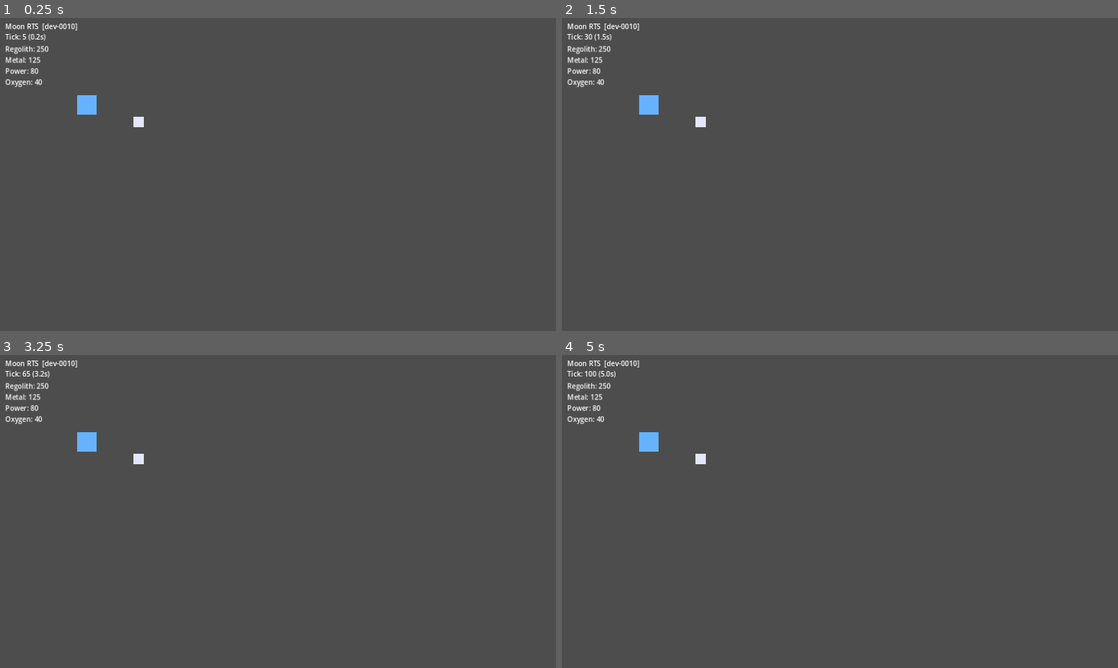
Above: before the commit, frames 1-4 (two rows, left to right).
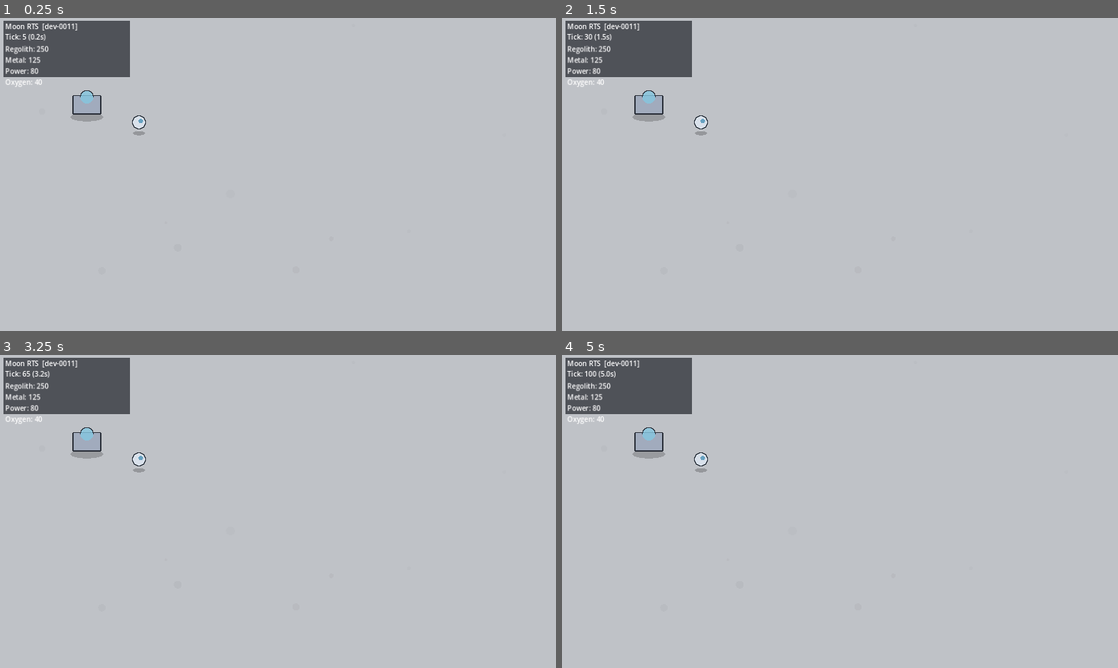
Above: after the commit, the same moments.

Repository: gitgrahamdunn/MoonIsState
Game: Godot game, scene res://scenes/game/Main.tscn
Two runs of this game, one before a commit and one after it. Both use one fixed random seed, a clock stepped at 60 frames per second and the inputs below.
Inputs (mouse positions are in pixels of both pictures, inside the frame that each line leads up to):
- Up to frame 1 (0.25 s): no input
- Up to frame 2 (1.5 s): move the mouse to (962, 158) at 0.52 s; click (962, 158) at 0.67 s; drag from (728, 190) to (812, 237) at 1.27 s
- Up to frame 3 (3.25 s): move the mouse to (333, 442) at 2.02 s; click (333, 442) at 2.17 s; drag from (250, 574) to (111, 464) at 2.77 s
- Up to frame 4 (5 s): move the mouse to (1006, 558) at 3.52 s; click (1006, 558) at 3.67 s; drag from (673, 464) to (756, 433) at 4.27 s

The runs differ from the first frame. In frame 1, 96% of the frame differs, in the area x 0-100%, y 0-100%; in frame 2, 96%; in frame 3, 96%; in frame 4, 96%.

Commit message:
Implement visual enhancements v1 with procedural views

Diff:
--- a/scenes/buildings/BuildingView.tscn
+++ b/scenes/buildings/BuildingView.tscn
@@ -4,5 +4,3 @@
 
 [node name="BuildingView" type="Node2D"]
 script = ExtResource("1_by6dq")
-
-[node name="Sprite2D" type="Sprite2D" parent="."]
--- a/scenes/game/Main.tscn
+++ b/scenes/game/Main.tscn
@@ -1,14 +1,18 @@
-[gd_scene load_steps=5 format=3]
+[gd_scene load_steps=6 format=3]
 
 [ext_resource type="Script" path="res://scripts/core/main.gd" id="1_3aw8l"]
 [ext_resource type="Script" path="res://scripts/core/world_spawner.gd" id="2_wv6qq"]
 [ext_resource type="Script" path="res://scripts/ui/selection_manager.gd" id="3_nl0u2"]
 [ext_resource type="Script" path="res://scripts/ui/selection_overlay.gd" id="4_5vx8x"]
+[ext_resource type="Script" path="res://scripts/components/moon_background.gd" id="5_l40u6"]
 
 [node name="Main" type="Node2D"]
 script = ExtResource("1_3aw8l")
 
 [node name="World" type="Node2D" parent="."]
+
+[node name="Background" type="Node2D" parent="World"]
+script = ExtResource("5_l40u6")
 
 [node name="WorldSpawner" type="Node2D" parent="World"]
 script = ExtResource("2_wv6qq")
@@ -22,6 +26,15 @@
 anchor_bottom = 1.0
 grow_horizontal = 2
 grow_vertical = 2
+mouse_filter = 2
+
+[node name="PanelBG" type="ColorRect" parent="UILayer/HUD"]
+layout_mode = 0
+offset_left = 8.0
+offset_top = 6.0
+offset_right = 300.0
+offset_bottom = 136.0
+color = Color(0.04, 0.05, 0.08, 0.62)
 mouse_filter = 2
 
 [node name="TitleLabel" type="Label" parent="UILayer/HUD"]
--- a/scenes/units/UnitView.tscn
+++ b/scenes/units/UnitView.tscn
@@ -1,12 +1,6 @@
-[gd_scene load_steps=4 format=3]
+[gd_scene load_steps=2 format=3]
 
 [ext_resource type="Script" path="res://scripts/components/unit_view.gd" id="1_fut4u"]
-[ext_resource type="Script" path="res://scripts/components/selection_ring.gd" id="2_6m3l3"]
 
 [node name="UnitView" type="Node2D"]
 script = ExtResource("1_fut4u")
-
-[node name="Sprite2D" type="Sprite2D" parent="."]
-
-[node name="SelectionRing" type="Node2D" parent="."]
-script = ExtResource("2_6m3l3")
--- a/scripts/components/building_view.gd
+++ b/scripts/components/building_view.gd
@@ -1,34 +1,67 @@
 extends Node2D
 
-const BUILDING_SIZE := Vector2i(44, 44)
+const BASE_SIZE: Vector2 = Vector2(64.0, 42.0)
+const SHADOW_SIZE: Vector2 = Vector2(76.0, 20.0)
 
 @export var entity_id: int = -1
 
-@onready var sprite: Sprite2D = $Sprite2D
-
 func _ready() -> void:
-	_ensure_placeholder_texture()
 	Sim.entity_updated.connect(_on_entity_updated)
 	_update_from_sim()
+	queue_redraw()
 
 func _on_entity_updated(updated_entity_id: int) -> void:
 	if updated_entity_id != entity_id:
 		return
 	_update_from_sim()
+	queue_redraw()
 
 func _update_from_sim() -> void:
 	if entity_id < 0:
 		return
-	var entity := Sim.get_entity(entity_id)
+	var entity: Dictionary = Sim.get_entity(entity_id)
 	if entity.is_empty():
 		return
-	global_position = entity.get("pos", global_position)
+	global_position = entity.get("pos", global_position) as Vector2
 
-func _ensure_placeholder_texture() -> void:
-	if sprite.texture != null:
+func _draw() -> void:
+	var e: Dictionary = Sim.get_entity(entity_id)
+	if e.is_empty():
 		return
-	var image := Image.create(BUILDING_SIZE.x, BUILDING_SIZE.y, false, Image.FORMAT_RGBA8)
-	image.fill(Color(0.4, 0.7, 1.0, 1.0))
-	var texture := ImageTexture.create_from_image(image)
-	sprite.texture = texture
-	sprite.centered = true
+	var def_id: StringName = e.get("def_id", &"") as StringName
+
+	_draw_ellipse(Vector2(0.0, 28.0), SHADOW_SIZE.x * 0.5, SHADOW_SIZE.y * 0.5, Color(0.0, 0.0, 0.0, 0.2), 28)
+
+	var base_rect: Rect2 = Rect2(Vector2(-BASE_SIZE.x * 0.5, -BASE_SIZE.y * 0.5), BASE_SIZE)
+	draw_rect(base_rect, Color(0.63, 0.67, 0.74, 1.0), true)
+	_draw_rect_outline(base_rect, Color(0.16, 0.18, 0.22, 1.0), 2.0)
+
+	if def_id == &"command_dome":
+		draw_circle(Vector2(0.0, -18.0), 15.0, Color(0.52, 0.78, 0.88, 0.8))
+		draw_arc(Vector2(0.0, -18.0), 15.0, PI, TAU, 24, Color(0.16, 0.18, 0.22, 0.95), 2.0)
+	elif def_id == &"solar_array":
+		_draw_panel(Rect2(Vector2(-28.0, -16.0), Vector2(18.0, 8.0)))
+		_draw_panel(Rect2(Vector2(-6.0, -12.0), Vector2(18.0, 8.0)))
+		_draw_panel(Rect2(Vector2(16.0, -8.0), Vector2(18.0, 8.0)))
+
+func _draw_panel(panel_rect: Rect2) -> void:
+	draw_rect(panel_rect, Color(0.22, 0.34, 0.58, 1.0), true)
+	_draw_rect_outline(panel_rect, Color(0.08, 0.10, 0.16, 0.95), 1.5)
+
+func _draw_rect_outline(rect: Rect2, color: Color, width: float) -> void:
+	var tl: Vector2 = rect.position
+	var tr: Vector2 = Vector2(rect.end.x, rect.position.y)
+	var br: Vector2 = rect.end
+	var bl: Vector2 = Vector2(rect.position.x, rect.end.y)
+	draw_line(tl, tr, color, width)
+	draw_line(tr, br, color, width)
+	draw_line(br, bl, color, width)
+	draw_line(bl, tl, color, width)
+
+func _draw_ellipse(center: Vector2, rx: float, ry: float, color: Color, points: int = 24) -> void:
+	var verts: PackedVector2Array = PackedVector2Array()
+	for i: int in range(points):
+		var angle: float = TAU * float(i) / float(points)
+		var p: Vector2 = center + Vector2(cos(angle) * rx, sin(angle) * ry)
+		verts.append(p)
+	draw_polygon(verts, PackedColorArray([color]))
--- /dev/null
+++ b/scripts/components/moon_background.gd
@@ -0,0 +1,21 @@
+extends Node2D
+
+const BG_SIZE: float = 4000.0
+const CRATER_COUNT: int = 220
+const CRATER_SEED: int = 4601
+
+func _ready() -> void:
+	queue_redraw()
+
+func _draw() -> void:
+	var half: float = BG_SIZE * 0.5
+	var bg_rect: Rect2 = Rect2(Vector2(-half, -half), Vector2(BG_SIZE, BG_SIZE))
+	draw_rect(bg_rect, Color(0.75, 0.76, 0.78, 1.0), true)
+
+	var rng: RandomNumberGenerator = RandomNumberGenerator.new()
+	rng.seed = CRATER_SEED
+	for _i: int in range(CRATER_COUNT):
+		var p: Vector2 = Vector2(rng.randf_range(-half, half), rng.randf_range(-half, half))
+		var r: float = rng.randf_range(3.0, 11.0)
+		var alpha: float = rng.randf_range(0.05, 0.15)
+		draw_circle(p, r, Color(0.55, 0.56, 0.58, alpha))
--- a/scripts/components/unit_view.gd
+++ b/scripts/components/unit_view.gd
@@ -1,21 +1,24 @@
 extends Node2D
 
-const BODY_RADIUS: float = 12.0
+const BODY_R: float = 15.0
+const SHADOW_SIZE: Vector2 = Vector2(28.0, 10.0)
 
 @export var entity_id: int = -1
 
 var _selected: bool = false
-
-@onready var sprite: Sprite2D = $Sprite2D
+var _t: float = 0.0
 
 func _ready() -> void:
 	add_to_group("unit_views")
-	_ensure_placeholder_texture()
 	Sim.entity_updated.connect(_on_entity_updated)
 	_update_from_sim()
 
 func _exit_tree() -> void:
 	remove_from_group("unit_views")
+
+func _process(delta: float) -> void:
+	_t += delta
+	queue_redraw()
 
 func get_entity_id() -> int:
 	return entity_id
@@ -30,8 +33,36 @@
 	queue_redraw()
 
 func _draw() -> void:
+	_draw_ellipse(Vector2(0.0, BODY_R + 10.0), SHADOW_SIZE.x * 0.5, SHADOW_SIZE.y * 0.5, Color(0.0, 0.0, 0.0, 0.22), 24)
+	draw_circle(Vector2.ZERO, BODY_R, Color(0.85, 0.88, 0.92, 1.0))
+	draw_arc(Vector2.ZERO, BODY_R, 0.0, TAU, 48, Color(0.15, 0.18, 0.22, 1.0), 2.0)
+	draw_circle(Vector2(4.0, -3.0), 5.0, Color(0.25, 0.55, 0.70, 0.75))
+
 	if _selected:
-		draw_arc(Vector2.ZERO, 26.0, 0.0, TAU, 48, Color(1.0, 1.0, 1.0, 1.0), 2.0)
+		var pulse: float = sin(_t * 4.0) * 2.0
+		var r: float = BODY_R + 12.0 + pulse
+		draw_arc(Vector2.ZERO, r, 0.0, TAU, 64, Color(1.0, 1.0, 1.0, 0.95), 2.0)
+
+	var e: Dictionary = Sim.get_entity(entity_id)
+	var has_t: bool = bool(e.get("has_move_target", false))
+	if has_t:
+		var target: Vector2 = e.get("move_target", Vector2.ZERO) as Vector2
+		var dir: Vector2 = target - global_position
+		if dir.length() > 0.001:
+			dir = dir.normalized()
+			draw_line(Vector2.ZERO, dir * (BODY_R + 8.0), Color(0.15, 0.18, 0.22, 0.9), 2.0)
+			var tip: Vector2 = dir * (BODY_R + 10.0)
+			var left: Vector2 = tip + dir.orthogonal() * 4.0 - dir * 4.0
+			var right: Vector2 = tip - dir.orthogonal() * 4.0 - dir * 4.0
+			draw_polygon(PackedVector2Array([tip, left, right]), PackedColorArray([Color(0.15, 0.18, 0.22, 0.9)]))
+
+func _draw_ellipse(center: Vector2, rx: float, ry: float, color: Color, points: int = 24) -> void:
+	var verts: PackedVector2Array = PackedVector2Array()
+	for i: int in range(points):
+		var angle: float = TAU * float(i) / float(points)
+		var p: Vector2 = center + Vector2(cos(angle) * rx, sin(angle) * ry)
+		verts.append(p)
+	draw_polygon(verts, PackedColorArray([color]))
 
 func _on_entity_updated(updated_entity_id: int) -> void:
 	if updated_entity_id != entity_id:
@@ -45,14 +76,3 @@
 	if e.is_empty():
 		return
 	global_position = e.get("pos", global_position) as Vector2
-
-func _ensure_placeholder_texture() -> void:
-	if sprite.texture != null:
-		sprite.centered = true
-		return
-	var diameter: int = int(BODY_RADIUS * 2.0)
-	var image: Image = Image.create(diameter, diameter, false, Image.FORMAT_RGBA8)
-	image.fill(Color(0.9, 0.9, 1.0, 1.0))
-	var texture: ImageTexture = ImageTexture.create_from_image(image)
-	sprite.texture = texture
-	sprite.centered = true
--- a/scripts/core/command_bus.gd
+++ b/scripts/core/command_bus.gd
@@ -1,4 +1,6 @@
 extends Node
+
+const DEBUG_INPUT: bool = true
 
 var queue: Array[Dictionary] = []
 
@@ -10,11 +12,13 @@
 	if typeof(command_type) != TYPE_STRING and typeof(command_type) != TYPE_STRING_NAME:
 		push_warning("Rejected command with invalid 'type'.")
 		return
-	print("[CmdBus] enqueue ", command.get("type"))
+	if DEBUG_INPUT:
+		print("[CmdBus] enqueue ", command.get("type"))
 	queue.append(command.duplicate(true))
 
 func drain() -> Array[Dictionary]:
 	var drained: Array[Dictionary] = queue
 	queue = []
-	print("[CmdBus] drain count=", drained.size())
+	if DEBUG_INPUT:
+		print("[CmdBus] drain count=", drained.size())
 	return drained
--- a/scripts/core/main.gd
+++ b/scripts/core/main.gd
@@ -1,6 +1,6 @@
 extends Node2D
 
-const BUILD_STAMP: String = "dev-0010"
+const BUILD_STAMP: String = "dev-0011"
 
 @onready var title_label: Label = $UILayer/HUD/TitleLabel
 @onready var tick_label: Label = $UILayer/HUD/TickLabel
--- a/scripts/ui/selection_manager.gd
+++ b/scripts/ui/selection_manager.gd
@@ -1,6 +1,7 @@
 extends Node
 
 const CLICK_RADIUS: float = 40.0
+const DEBUG_INPUT: bool = true
 
 var selected_entity_ids: Array[int] = []
 
@@ -24,10 +25,12 @@
 			return
 		var world_pos: Vector2 = main.call("get_world_mouse_pos") as Vector2
 		if mb.button_index == MOUSE_BUTTON_LEFT:
-			print("[Input] LEFT click @ ", mb.position)
+			if DEBUG_INPUT:
+				print("[Input] LEFT click @ ", mb.position)
 			_try_select_at(world_pos)
 		elif mb.button_index == MOUSE_BUTTON_RIGHT:
-			print("[Input] RIGHT click @ ", mb.position)
+			if DEBUG_INPUT:
+				print("[Input] RIGHT click @ ", mb.position)
 			if selected_entity_ids.size() > 0:
 				var target: Vector2 = world_pos
 				CommandBus.enqueue({
@@ -35,7 +38,8 @@
 					"entity_ids": selected_entity_ids.duplicate(),
 					"target_pos": target,
 				})
-				print("[Cmd] move enqueue ids=", selected_entity_ids, " target=", target)
+				if DEBUG_INPUT:
+					print("[Cmd] move enqueue ids=", selected_entity_ids, " target=", target)
 
 func _unhandled_input(event: InputEvent) -> void:
 	handle_unhandled_input(event)
@@ -43,12 +47,14 @@
 func _select_single(entity_id: int) -> void:
 	selected_entity_ids = [entity_id]
 	_apply_selection_to_views()
-	print("[Select] selected: ", selected_entity_ids)
+	if DEBUG_INPUT:
+		print("[Select] selected: ", selected_entity_ids)
 
 func _clear_selection() -> void:
 	selected_entity_ids.clear()
 	_apply_selection_to_views()
-	print("[Select] cleared")
+	if DEBUG_INPUT:
+		print("[Select] cleared")
 
 func _apply_selection_to_views() -> void:
 	var views: Array = get_tree().get_nodes_in_group("unit_views")
